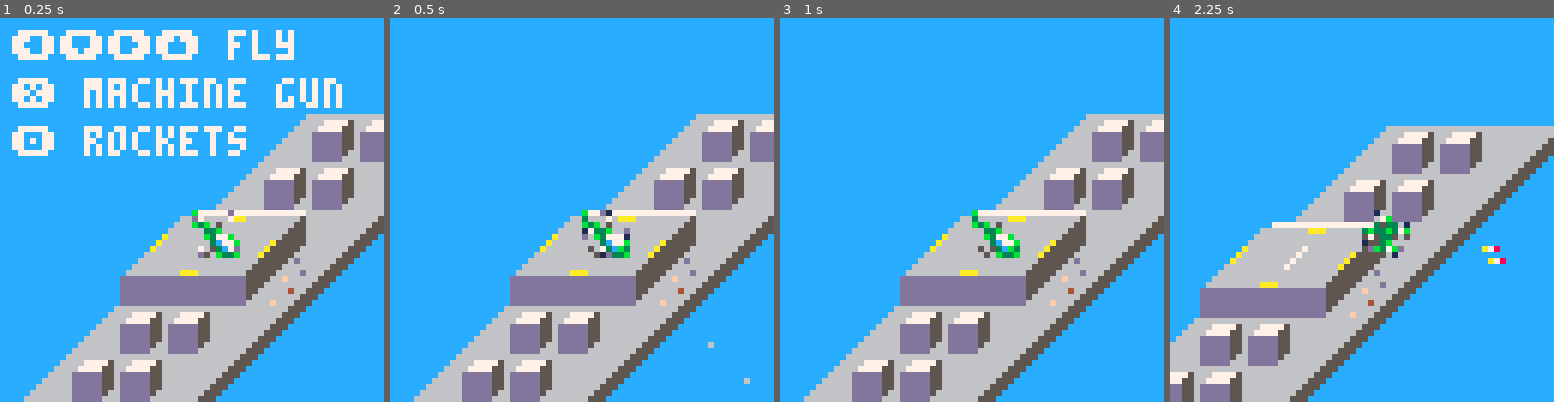
Above: before the commit, frames 1-4 (left to right).
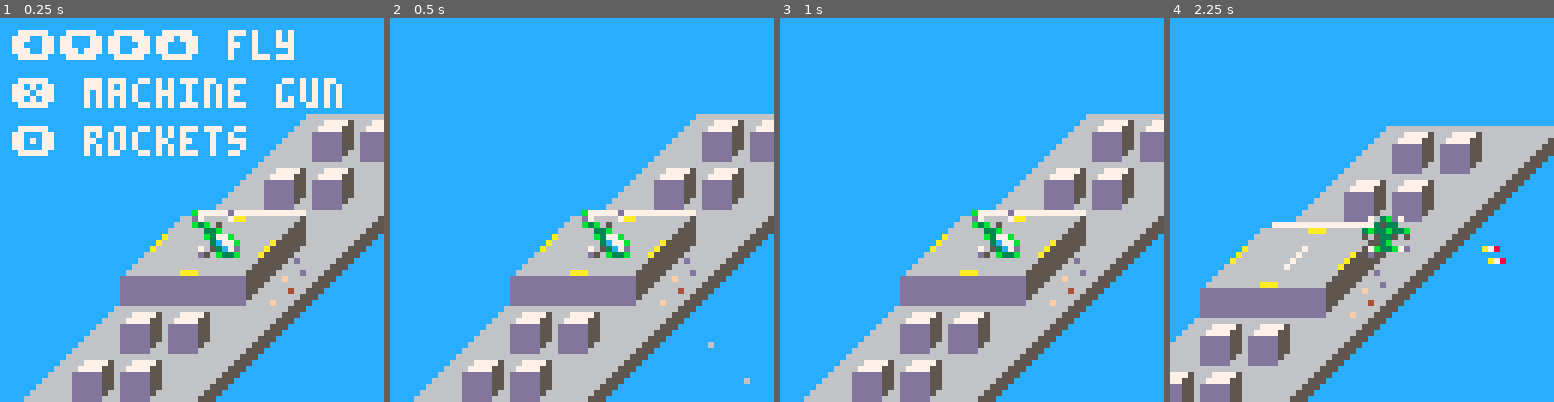
Above: after the commit, the same moments.

Repository: gorebang/64jam
Game: PICO-8 cartridge 64jam.p8
Same seed, same stepped clock (60 frames per second), same inputs: the game is played once before the commit and once after it.
Inputs:
- Up to frame 1 (0.25 s): no input
- Up to frame 2 (0.5 s): tap X (X key) at 0.33 s
- Up to frame 3 (1 s): tap O (Z key) at 0.7 s
- Up to frame 4 (2.25 s): tap X (X key) at 1.07, 1.85 s; hold Right 1.6-2.1 s; tap O (Z key) at 1.7, 2.1 s; hold Up from 2.15 s (still down)

Frame 1 is identical in both runs. In frame 2, 0.5% of the frame differs, in the area x 50-63%, y 50-63%; in frame 3, 0.2%; in frame 4, 0.3%.

Commit message:
Reorganised helicopter blades.  Added ntoes to readme

Diff:
--- a/64jam.p8
+++ b/64jam.p8
@@ -285,8 +285,8 @@
 	-- rotor drawing code
 	--
 
-	ti_rotor_top = 67  -- ti - tile index
-	ti_rotor_side = 83
+	ti_rotor_top = 64  -- ti - tile index
+	ti_rotor_side = 68
 
 	local ti_rotor
 
@@ -302,7 +302,7 @@
 
 	if started then
 		-- rotate the rotor
-		if rotor_offset == 5 then
+		if rotor_offset == 3 then
 			rotor_offset = 0
 			else rotor_offset += 1
 		end
@@ -341,16 +341,16 @@
 ddddddddddddddddddddd5566666666666664665cc666666ddddd556cccd666dffd666dffd666d666d666d66ffccccccccffffffcccccffffffffccc00000000
 ddddddddddddddddddddd5666666666666666655c6666666ddddd566cccd666dfd666dffd666d666d666d666fccccccccfffffffccccccffffffffcc00000000
 ddddddddddddddddddddd666666666666f66655566666666ddddd666cccd666dd666dfffddddddddddddddddccccccccffffffffcccccccffffffffc00000000
-000000000000000000000000000000d0000000000010000000000000000d10000000000000330000000000000000000000000000000000000000000000000000
-000000000000000000000000d7000070000000000d0700d00000000000007000000000000333b000003533000000000000000000000000000000000000000000
-0000000000000000000000000000000000000000000000010000000000000000000000003335330003333b300333333000494900000000000000000000000000
-000000000000000000000000000000000000000000000070000000001700000d0000000035333b300b333330b333333b04dddd90000000000000000000000000
-00000000000000000000000000000000000000000700000000000000d0000071000000006333335b033333303533333509494940000000000000000000000000
-000000000000000000000000000000000000000010000000000000000000000000000000063533330b3333b0333333b304949490000000000000000000000000
-0000000000000000000000000700007d000000000d0070d00000000000070000000000000063b330035333303333333309494940000000000000000000000000
-0000000000000000000000000d0000000000000000000100000000000001d0000000000000063300003353005656565600000000000000000000000000000000
-000000000000000000000000d70000d0000000000d1700d000000000170d100600000000b0000000000b00000000000000000000000000000000000000000000
-0000000000000000000000000000000000000000000000000000000000007000000000000b000000000b00000000000000000000000000000000000000000000
+000000d000100000000d1000000000d0d70000d00d1700d0170d1006000000000000000000330000000000000000000000000000000000000000000000000000
+d70000700d0700d000007000d700007000000000000000000000700000000000000000000333b000003533000000000000000000000000000000000000000000
+0000000000000001000000000000000000000000000000000000000000000000000000003335330003333b300333333000494900000000000000000000000000
+00000000000000701700000d00000000000000000000000000000000000000000000000035333b300b333330b333333b04dddd90000000000000000000000000
+0000000007000000d00000710000000000000000000000000000000000000000000000006333335b033333303533333509494940000000000000000000000000
+000000001000000000000000000000000000000000000000000000000000000000000000063533330b3333b0333333b304949490000000000000000000000000
+0700007d0d0070d0000700000700007d00000000000000000000000000000000000000000063b330035333303333333309494940000000000000000000000000
+0d000000000001000001d0000d000000000000000000000000000000000000000000000000063300003353005656565600000000000000000000000000000000
+000000000000000000000000000000000000000000000000000000000000000000000000b0000000000b00000000000000000000000000000000000000000000
+0000000000000000000000000000000000000000000000000000000000000000000000000b000000000b00000000000000000000000000000000000000000000
 00000000000000000000000000000000000000000000000000000000000000000000000000bb500000bb500003bb500000000000000000000000000000000000
 00000000000000000000000000000000000000000000000000000000000000000000000000b5b00000b5b00005b5bbbb00000000000000000000000000000000
 000000000000000000000000000000000000000000000000000000000000000000000000003bb300003bb000033bb00000000000000000000000000000000000
@@ -370,7 +370,7 @@
 000000000000000000000a0000000000000000000789987000869800000000000000000056d6650000d665000000000000000000000000000000000000000000
 0000000000a78000000000700a000a0000099000799799970969996000508000008058000d6666500066d6000d65665000000000000000000000000000000000
 00060000000000000000000807000700079aa970079aa9700796a970008985000089890000566d6000566d00d6d66d6d00000000000000000000000000000000
-00000000000a78000a00000008000800007aa7000077a700007aa600009a9700009a97000005666500d56d000566565000000000000000000000000000000000
+00000000000a78000a00000008000800007aa7000077a700007aa600009a970000979a000005666500d56d000566565000000000000000000000000000000000
 00000000000000000070000000000000000000000000000000000000000000000000000000005d55006d650000d56d0000000000000000000000000000000000
 00000000000000000008000000000000000000000000000000000000000000000000000000000d5d000650000000000000000000000000000000000000000000
 a0909090909090909090909090909090909090909090909090909090909090909090909090909090909090909090909090909090909090909090909090909090
Not shown, changed: README.md
Not shown, changed: test.js
